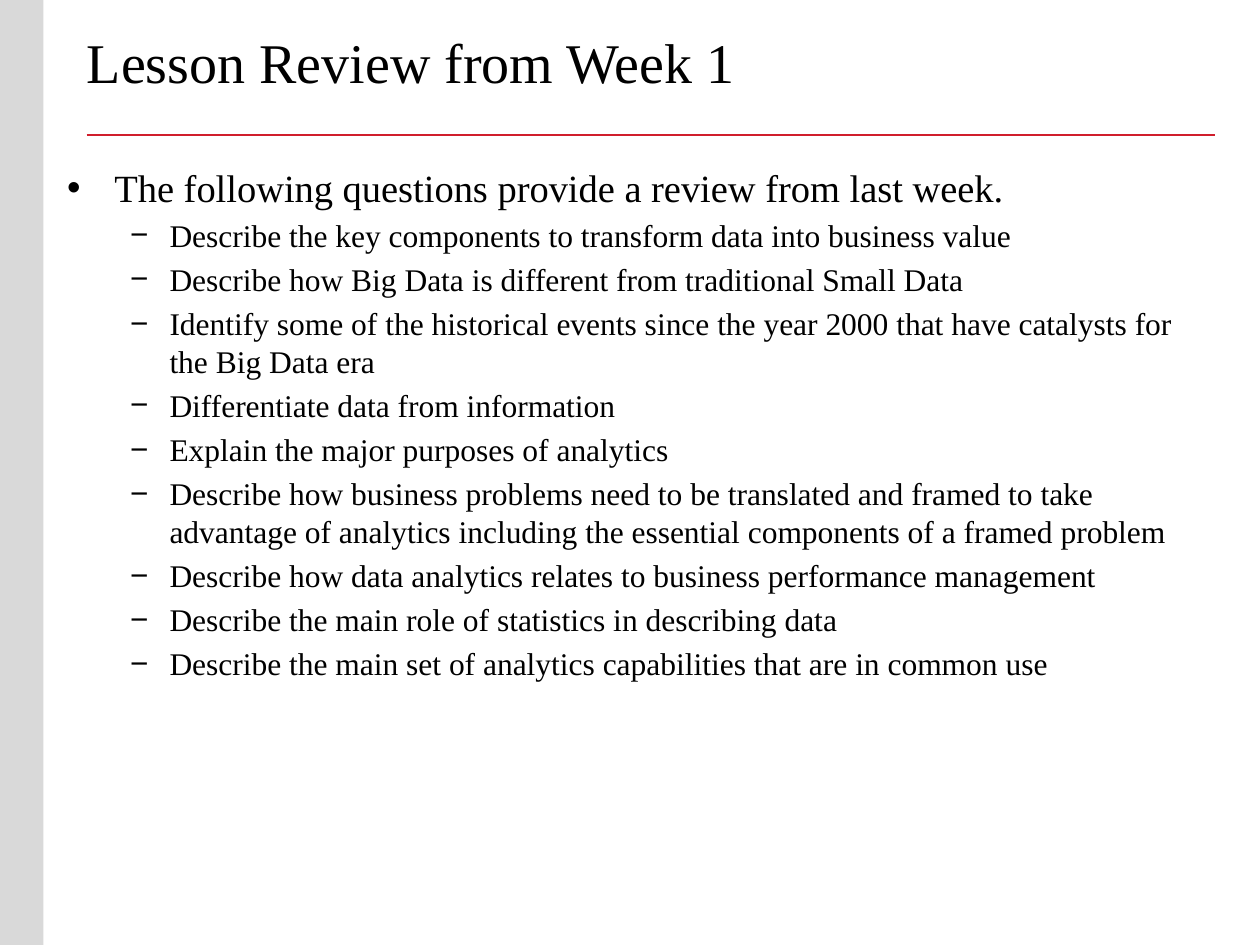
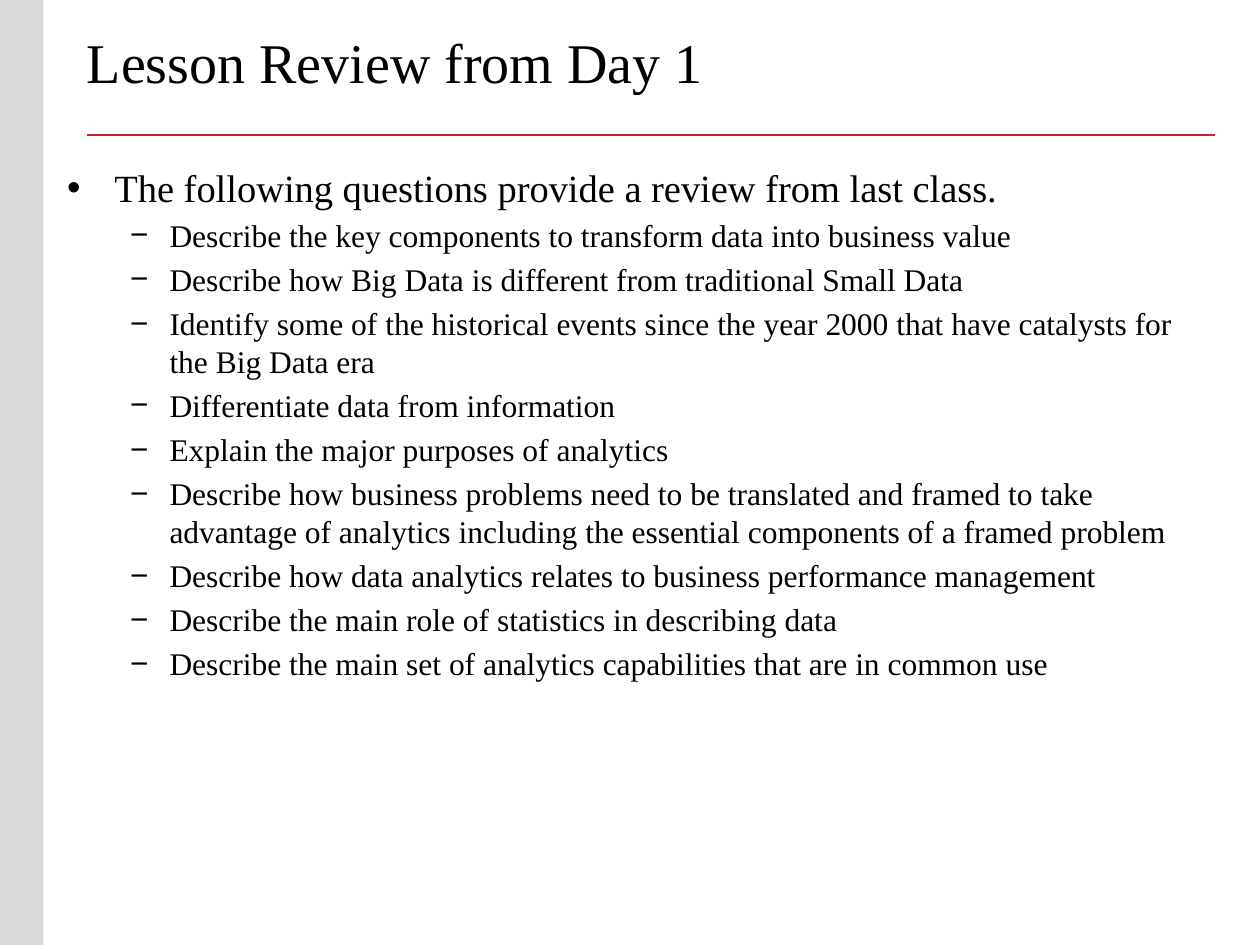
Before and after one commit to buyuhuang/csda1000_FT, a slide deck: slide 4 of day2/1. Lecture/day2_intro_analytics_viz.pptx. Drawn at 1260x945 pixels with LibreOffice and Linux fonts; fonts in the diff are those of the drawing; background and template pictures are left out. Boxes give left, top, right and bottom in pixels: in the first picture for what was removed or moved away, otherwise in the second. Text is boxed around its words. In the diff, an @@ line names an element or a change of style, - is before the commit and + after.

```diff
--- a/day2/1. Lecture/day2_intro_analytics_viz.pptx
+++ b/day2/1. Lecture/day2_intro_analytics_viz.pptx
@@ text at <box>87,43,703,94</box>: text changed @@
-Lesson Review from Week 1
+Lesson Review from Day 1
@@ text at <box>114,175,997,210</box>: text changed @@
-• The following questions provide a review from last week.
+• The following questions provide a review from last class.
```
Also in this commit, not shown: 6 other slides changed, 11 slides added, 14 other files.
